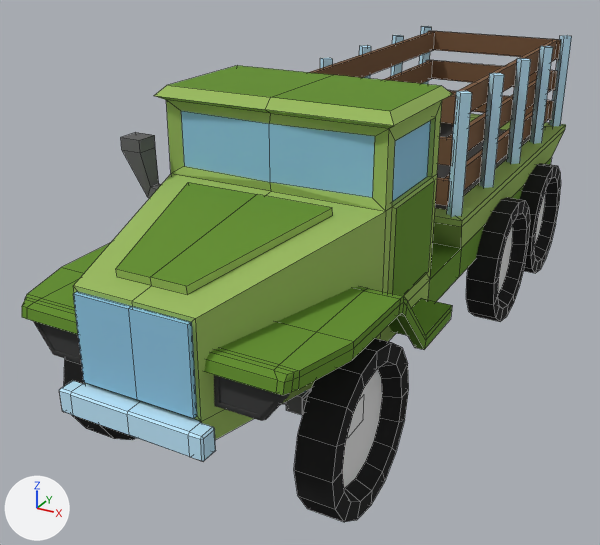
The Blender file models/blender/ural-4320.blend as it was, and as the next commit left it.
Rendered twice from a camera (50 mm lens) standing at (1.47, -2.29, 1.04) and looking at (-0.23, 0.81, -0.51). Lighting does not change. The marker at lower left points along +X, +Y and +Z. The older version comes first. Mesh edges are drawn as thin lines on the coarser meshes.

Before the edit, the objects in view are built like this:
```python
ob_cube_010 = bpy.data.objects.new('Cube.010', me_cube_010)
ob_cube_010.location = (-0.375, 1.887, 0.283)
ob_cube_010.scale = (1.0, 0.923, 1.62)
ob_cylinder_002 = bpy.data.objects.new('Cylinder.002', me_cylinder_002)
ob_cylinder_002.location = (0.485, -0.104, -0.58)
ob_cylinder_003 = bpy.data.objects.new('Cylinder.003', me_cylinder_003)
ob_cylinder_003.location = (-0.481, -0.104, -0.58)
ob_cylinder_005 = bpy.data.objects.new('Cylinder.005', me_cylinder_006)
ob_cylinder_005.location = (-0.481, 2.266, -0.58)
ob_cylinder_006 = bpy.data.objects.new('Cylinder.006', me_cylinder_007)
ob_cylinder_006.location = (0.485, 1.587, -0.58)
ob_cylinder_007 = bpy.data.objects.new('Cylinder.007', me_cylinder_008)
ob_cylinder_007.location = (0.485, 2.279, -0.58)
# also in view: 'Cube.005' at (0.0, -0.66, -0.38); 'Cube.002' at (0.0, -0.57, -0.24); 'Cube.009' at (0.0, 1.89, 0.09); 'Cube' at (0.0, 0.04, 0.01); 'Cube.011' at (0.0, 1.89, 0.1)
```
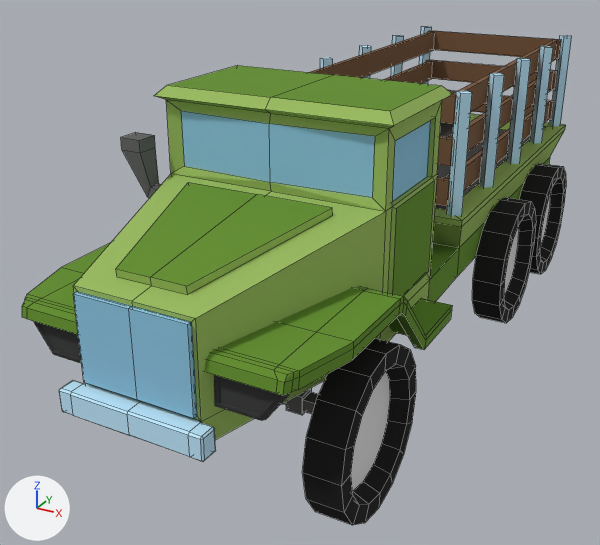
The change in detail:
me_cylinder_003 is used by ob_cylinder_003; location (-0.481, -0.104, -0.58).
me_cylinder_003 had 64 vertices, 50 faces and spanned x -0.068..0.068, y -0.31..0.31, z -0.31..0.31.
me_cylinder_003 now has 64 vertices, 50 faces and spans x -1.099..-0.963, y -0.31..0.31, z -0.31..0.31.
me_cylinder_003 part 2: 64 vertices removed from x -0.068..0.068, y -0.31..0.31, z -0.31..0.31.
Other edits to the shape of me_cylinder_003 do not show in these pictures.
me_cylinder_008 is used by ob_cylinder_007; location (0.485, 2.279, -0.58).
me_cylinder_008 had 64 vertices, 50 faces and spanned x -0.068..0.068, y -0.31..0.31, z -0.31..0.31.
me_cylinder_008 now has 64 vertices, 50 faces and spans x -1.099..-0.963, y -0.31..0.31, z -0.31..0.31.
me_cylinder_008 part 1: 64 vertices removed from x -0.068..0.068, y -0.31..0.31, z -0.31..0.31.
Other edits to the shape of me_cylinder_008 do not show in these pictures.
Object 'Cylinder.002' (ob_cylinder_002) moves from (0.485, -0.104, -0.58) to (0.516, -0.104, -0.58).
Object 'Cylinder.003' (ob_cylinder_003) moves from (-0.481, -0.104, -0.58) to (0.516, 1.587, -0.58).
Object 'Cylinder.005' (ob_cylinder_005) moves from (-0.481, 2.266, -0.58) to (0.516, 2.279, -0.58).
Object 'Cylinder.006' (ob_cylinder_006) moves from (0.485, 1.587, -0.58) to (0.516, 1.587, -0.58).

What differs and where, as boxes [x1, y1, x2, y2] in the pictures (600 x 545 px):
'Cylinder.002', moved
    before: [294, 338, 409, 522]
    after: [302, 338, 416, 525]
'Cylinder.006', moved
    before: [466, 197, 530, 322]
    after: [472, 197, 536, 323]
'Cylinder.005', moved (not visible before)
    after: [520, 163, 566, 274]
'Cylinder.007', reshaped (not visible afterwards)
    before: [520, 163, 561, 273]
'Cylinder.003', reshaped, moved (not visible afterwards)
    before: [64, 359, 136, 440]
